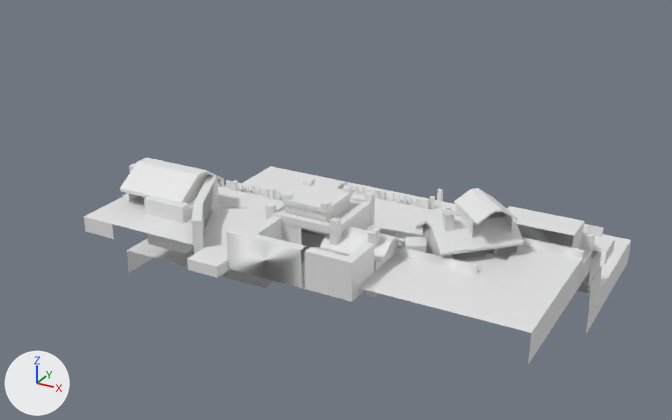
The FBX model Projects/Project2/Assets/Models/StartingTown.fbx, before and after one commit.
Before and after are seen from a camera (50 mm lens) standing at (48.6, -83.0, 42.2) and looking at (3.2, -0.6, 0.9). Arrows for +X, +Y and +Z are at lower left; the lights stay in place. Where no turn or scale is listed for an object, it has been applied to the vertices.
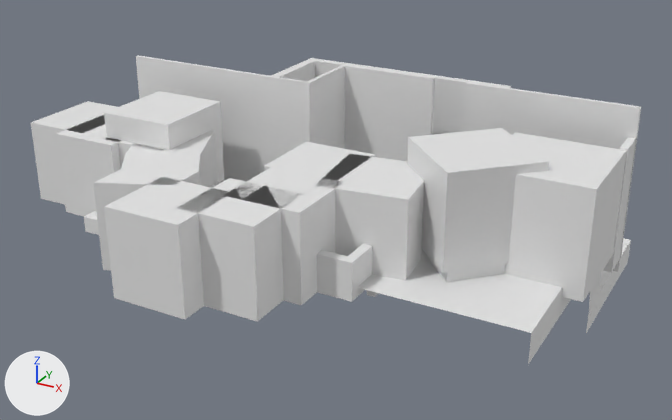
The newer file is also turned or shifted as a whole; pictures and numbers use the older file's frame.

Edits to the bpy script that builds the scene:
```text
Add me_cube:
    me_cube.from_pydata(...)  # 456 vertices, 383 faces; spans x -33.7..28.0, y -30.0..10.5, z 1.4..21.5
Add ob_cube_004:
    ob_cube_004 = bpy.data.objects.new('Cube.004', me_cube)
    ob_cube_004.location = (4.38, 3.61, -7.0)
```

Location of each change, [x1, y1, x2, y2] in pixels of the pictures (672 x 420 px):
'Cube.004', added
    after: [31, 55, 641, 322]
'Plane.091', unchanged, covered by the edit
    before: [84, 157, 631, 364]
    after: [84, 176, 631, 364]
